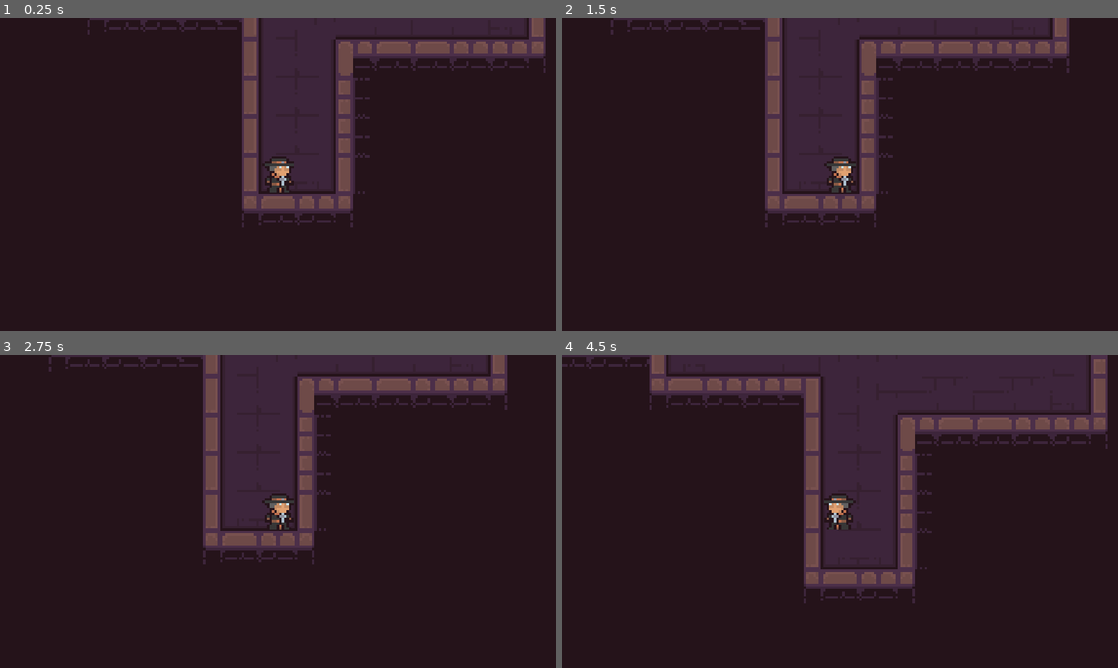
Above: before the commit, frames 1-4 (two rows, left to right).
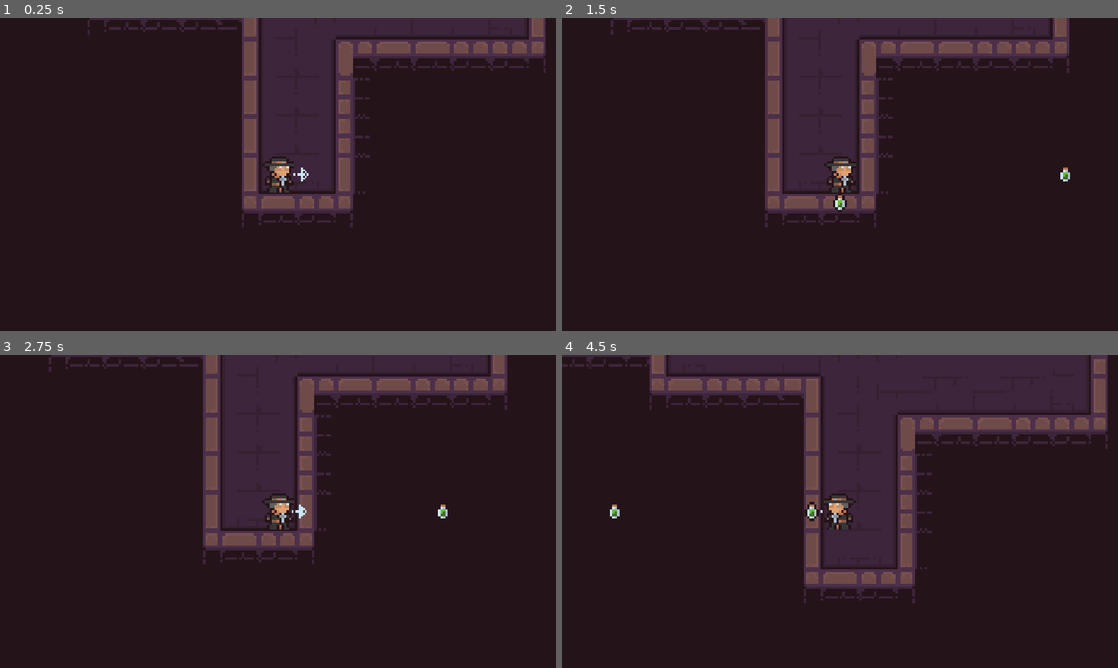
Above: after the commit, the same moments.

Repository: jmedina21/Pirate-Software-Jam-Jun-2024
Game: Godot game, scene res://Scenes/game.tscn
Two runs of this game, one before a commit and one after it. Both use one fixed random seed, a clock stepped at 60 frames per second and the inputs below.
Inputs:
- Up to frame 1 (0.25 s): no input
- Up to frame 2 (1.5 s): hold D (right) 0.53-1.28 s; hold Space (action, bound only after the commit) 0.53-1.28 s; hold S (down) from 1.28 s (still down); tap Space (action, bound only after the commit) at 1.35 s
- Up to frame 3 (2.75 s): tap Enter at 2 s; release S (down) at 2.03 s; hold D (right) from 2.03 s (still down); hold Space (action, bound only after the commit) from 2.03 s (still down)
- Up to frame 4 (4.5 s): release D (right) at 2.78 s; release Space (action, bound only after the commit) at 2.78 s; hold Up (up) 2.78-3.53 s; tap Space (action, bound only after the commit) at 2.85, 4.35 s; hold Space (action, bound only after the commit) 3.53-4.28 s; hold A (left) from 3.53 s (still down)

The runs differ from the first frame. In frame 1, less than 0.1% of the frame differs, in the area x 52-56%, y 47-53%; in frame 2, 0.2%; in frame 3, 0.1%; in frame 4, 0.2%, in the area x 8-47%, y 46-54%.

Commit message:
shooting proyectiles

Diff:
--- a/Scenes/damage_potion.tscn
+++ b/Scenes/damage_potion.tscn
@@ -4,6 +4,19 @@
 
 [sub_resource type="GDScript" id="GDScript_hlnh4"]
 script/source = "extends Area2D
+
+var speed = 100
+var direction = Vector2()
+
+func _ready():
+	set_as_top_level(true)
+
+func _process(delta):
+	position += direction * speed * delta
+	#position += (Vector2.RIGHT * speed).rotated(rotation) * delta
+
+func _on_visible_on_screen_enabler_2d_screen_exited():
+	queue_free()
 "
 
 [sub_resource type="RectangleShape2D" id="RectangleShape2D_pctvg"]
@@ -20,3 +33,9 @@
 [node name="Sprite2D" type="Sprite2D" parent="."]
 texture = ExtResource("1_5qvn4")
 region_rect = Rect2(115, 147, 10, 11)
+
+[node name="VisibleOnScreenEnabler2D" type="VisibleOnScreenEnabler2D" parent="."]
+position = Vector2(4.76837e-07, 0.5)
+scale = Vector2(0.2, 0.25)
+
+[connection signal="screen_exited" from="VisibleOnScreenEnabler2D" to="." method="_on_visible_on_screen_enabler_2d_screen_exited"]
--- a/Scenes/game.tscn
+++ b/Scenes/game.tscn
@@ -1,9 +1,8 @@
-[gd_scene load_steps=7 format=3 uid="uid://b1ti3ijw23ck0"]
+[gd_scene load_steps=6 format=3 uid="uid://b1ti3ijw23ck0"]
 
 [ext_resource type="Texture2D" uid="uid://d1g1qurksljpr" path="res://Assets/2D Pixel Dungeon Asset Pack/character and tileset/Dungeon_Tileset.png" id="1_5lm2e"]
 [ext_resource type="PackedScene" uid="uid://b1jdtp8uvd14j" path="res://Scenes/player.tscn" id="2_6rmbl"]
 [ext_resource type="PackedScene" uid="uid://d2nsjiihjwir2" path="res://Scenes/necromancer.tscn" id="3_cpyn6"]
-[ext_resource type="PackedScene" uid="uid://cdgttr50gn3j4" path="res://Scenes/damage_potion.tscn" id="4_sh3op"]
 
 [sub_resource type="TileSetAtlasSource" id="TileSetAtlasSource_ap7p6"]
 texture = ExtResource("1_5lm2e")
@@ -484,6 +483,3 @@
 
 [node name="Necromancer" parent="." instance=ExtResource("3_cpyn6")]
 position = Vector2(-120, 8)
-
-[node name="damage potion" parent="." instance=ExtResource("4_sh3op")]
-position = Vector2(-30, 26)
--- a/Scenes/player.tscn
+++ b/Scenes/player.tscn
@@ -1,7 +1,35 @@
-[gd_scene load_steps=4 format=3 uid="uid://b1jdtp8uvd14j"]
+[gd_scene load_steps=10 format=3 uid="uid://b1jdtp8uvd14j"]
 
 [ext_resource type="Script" path="res://Scripts/player.gd" id="1_hu6pk"]
 [ext_resource type="Texture2D" uid="uid://oj4bigvt328i" path="res://Assets/2D Pixel Dungeon Asset Pack/character and tileset/Dungeon_Character_2.png" id="1_rps43"]
+[ext_resource type="Texture2D" uid="uid://d0krbdmv2p4ko" path="res://Assets/2D Pixel Dungeon Asset Pack/interface/arrow_1.png" id="3_f06nl"]
+[ext_resource type="Texture2D" uid="uid://b2xmnlhhnyyik" path="res://Assets/2D Pixel Dungeon Asset Pack/interface/arrow_2.png" id="4_v7w7v"]
+[ext_resource type="Texture2D" uid="uid://d0gkowh4fn1kc" path="res://Assets/2D Pixel Dungeon Asset Pack/interface/arrow_4.png" id="5_ryypg"]
+[ext_resource type="Texture2D" uid="uid://c8btxlwf0fatn" path="res://Assets/2D Pixel Dungeon Asset Pack/interface/arrow_3.png" id="6_tsts2"]
+
+[sub_resource type="AtlasTexture" id="AtlasTexture_4kbfq"]
+atlas = ExtResource("3_f06nl")
+region = Rect2(0, 0, 16, 16)
+
+[sub_resource type="SpriteFrames" id="SpriteFrames_i2gad"]
+animations = [{
+"frames": [{
+"duration": 1.0,
+"texture": SubResource("AtlasTexture_4kbfq")
+}, {
+"duration": 1.0,
+"texture": ExtResource("4_v7w7v")
+}, {
+"duration": 1.0,
+"texture": ExtResource("5_ryypg")
+}, {
+"duration": 1.0,
+"texture": ExtResource("6_tsts2")
+}],
+"loop": true,
+"name": &"default",
+"speed": 6.0
+}]
 
 [sub_resource type="RectangleShape2D" id="RectangleShape2D_yl2j4"]
 size = Vector2(13, 15)
@@ -14,5 +42,16 @@
 region_enabled = true
 region_rect = Rect2(33, 0, 13, 15)
 
+[node name="AnimatedSprite2D" type="AnimatedSprite2D" parent="Sprite2D"]
+position = Vector2(8, 0)
+rotation = -1.5708
+scale = Vector2(0.71875, 0.78125)
+sprite_frames = SubResource("SpriteFrames_i2gad")
+autoplay = "default"
+frame_progress = 0.0646678
+
 [node name="CollisionShape2D" type="CollisionShape2D" parent="."]
+visible = false
 shape = SubResource("RectangleShape2D_yl2j4")
+
+[node name="Marker2D" type="Marker2D" parent="."]
--- a/Scripts/player.gd
+++ b/Scripts/player.gd
@@ -3,6 +3,11 @@
 @export var currentPosition = Vector2(-8, 120)
 
 @onready var sprite_2d = $Sprite2D
+@onready var animated_arow = $Sprite2D/AnimatedSprite2D
+@onready var marker_2d = $Marker2D
+
+#var attack_ready = true
+var potion = preload("res://Scenes/damage_potion.tscn")
 
 func _input(event):
 	var move_offset = Vector2.ZERO
@@ -10,13 +15,28 @@
 	if event.is_action_pressed("left"):
 		move_offset.x -= 16
 		sprite_2d.flip_h = true
+		update_arrow_position('left')
 	elif event.is_action_pressed("right"):
 		move_offset.x += 16
 		sprite_2d.flip_h = false
+		update_arrow_position('right')
 	elif event.is_action_pressed("up"):
 		move_offset.y -= 16
+		update_arrow_position('up')
 	elif event.is_action_pressed("down"):
 		move_offset.y += 16
+		update_arrow_position('down')
+
+	# Fire proyectile
+	#elif event.is_action_pressed('action'):
+		#print($Marker2D.rotation, animated_arow.rotation)
+		#$Marker2D.position = currentPosition
+		#$Marker2D.rotation = animated_arow.rotation
+		#var potion_instance = potion.instantiate()
+		#potion_instance.rotation = $Marker2D.rotation
+		#potion_instance.position = $Marker2D.position
+		#add_child(potion_instance)
+
 
 	# Attempt to move the player, and handle collision detection
 	var collision_info = move_and_collide(move_offset)
@@ -26,3 +46,48 @@
 		# Only update position if no collision occurred
 		currentPosition += move_offset
 		self.position = currentPosition
+
+
+func _process(delta):
+	if Input.is_action_just_pressed('action'):
+		fire_projectile()
+
+func fire_projectile():
+	var potion_instance = potion.instantiate()
+	potion_instance.global_position = currentPosition
+
+	# Set the projectile's direction vector based on the arrow's rotation
+	var direction: Vector2 = Vector2(1,0)
+
+	 # Adjust direction based on arrow rotation
+	if animated_arow.rotation_degrees == 0:
+		direction = Vector2(0, 1)
+	elif animated_arow.rotation_degrees == 90:
+		direction = Vector2(-1, 0)
+	elif animated_arow.rotation_degrees == 180:
+		direction = Vector2(0, -1)
+	elif animated_arow.rotation_degrees == -90:
+		direction = Vector2(1, 0)
+
+	potion_instance.direction = direction
+
+	add_child(potion_instance)
+
+	# Debugging
+	print(potion_instance.direction)
+
+func update_arrow_position(direction):
+	animated_arow.position.y = 0
+	animated_arow.position.x = 0
+	if direction == 'right':
+		animated_arow.rotation_degrees = -90
+		animated_arow.position.x = 8
+	elif direction == 'left':
+		animated_arow.rotation_degrees = 90
+		animated_arow.position.x = -8
+	elif direction == 'up':
+		animated_arow.rotation_degrees = 180
+		animated_arow.position.y = -10
+	elif direction == 'down':
+		animated_arow.rotation_degrees = 0
+		animated_arow.position.y = 10
--- a/project.godot
+++ b/project.godot
@@ -47,6 +47,11 @@
 , Object(InputEventKey,"resource_local_to_scene":false,"resource_name":"","device":-1,"window_id":0,"alt_pressed":false,"shift_pressed":false,"ctrl_pressed":false,"meta_pressed":false,"pressed":false,"keycode":0,"physical_keycode":4194319,"key_label":0,"unicode":0,"echo":false,"script":null)
 ]
 }
+action={
+"deadzone": 0.5,
+"events": [Object(InputEventKey,"resource_local_to_scene":false,"resource_name":"","device":-1,"window_id":0,"alt_pressed":false,"shift_pressed":false,"ctrl_pressed":false,"meta_pressed":false,"pressed":false,"keycode":0,"physical_keycode":32,"key_label":0,"unicode":32,"echo":false,"script":null)
+]
+}
 
 [rendering]
 
